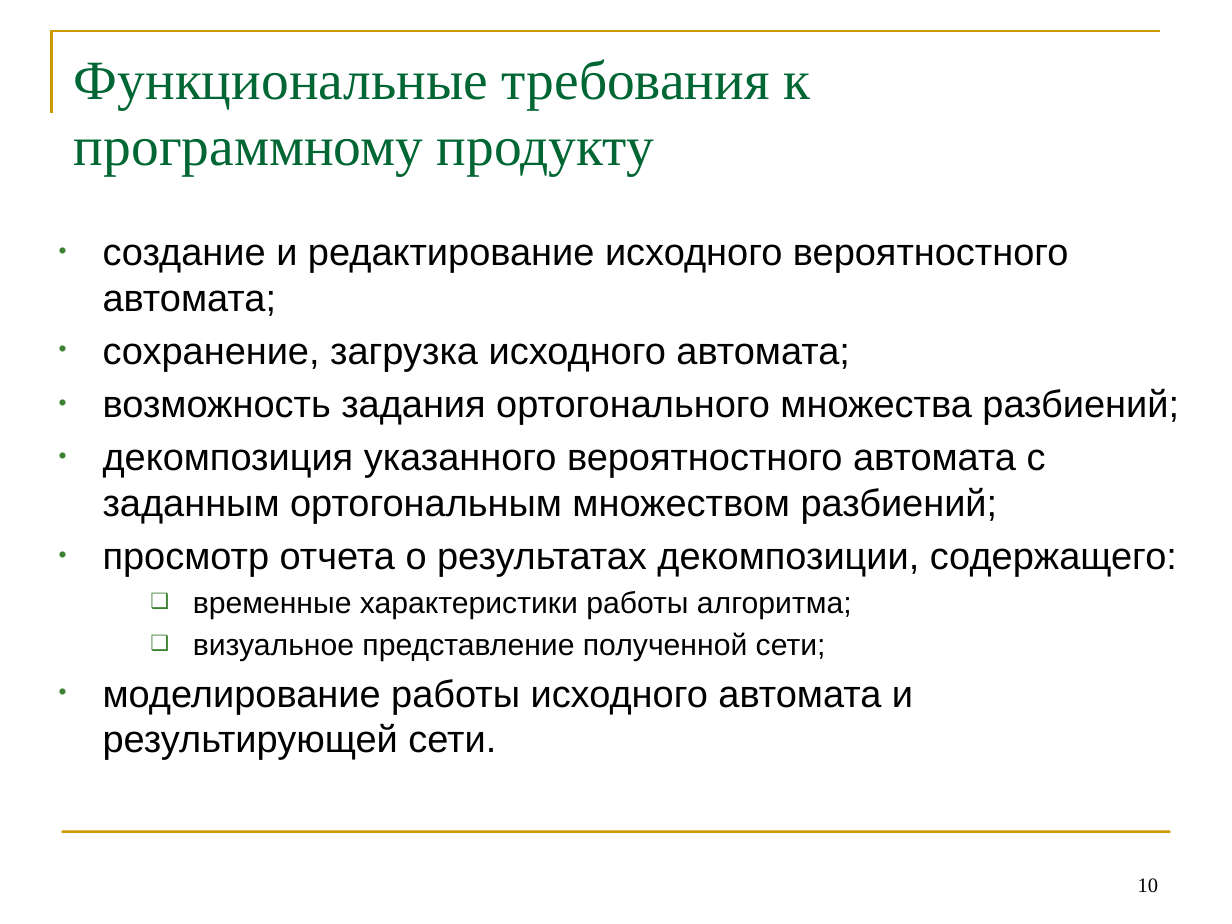
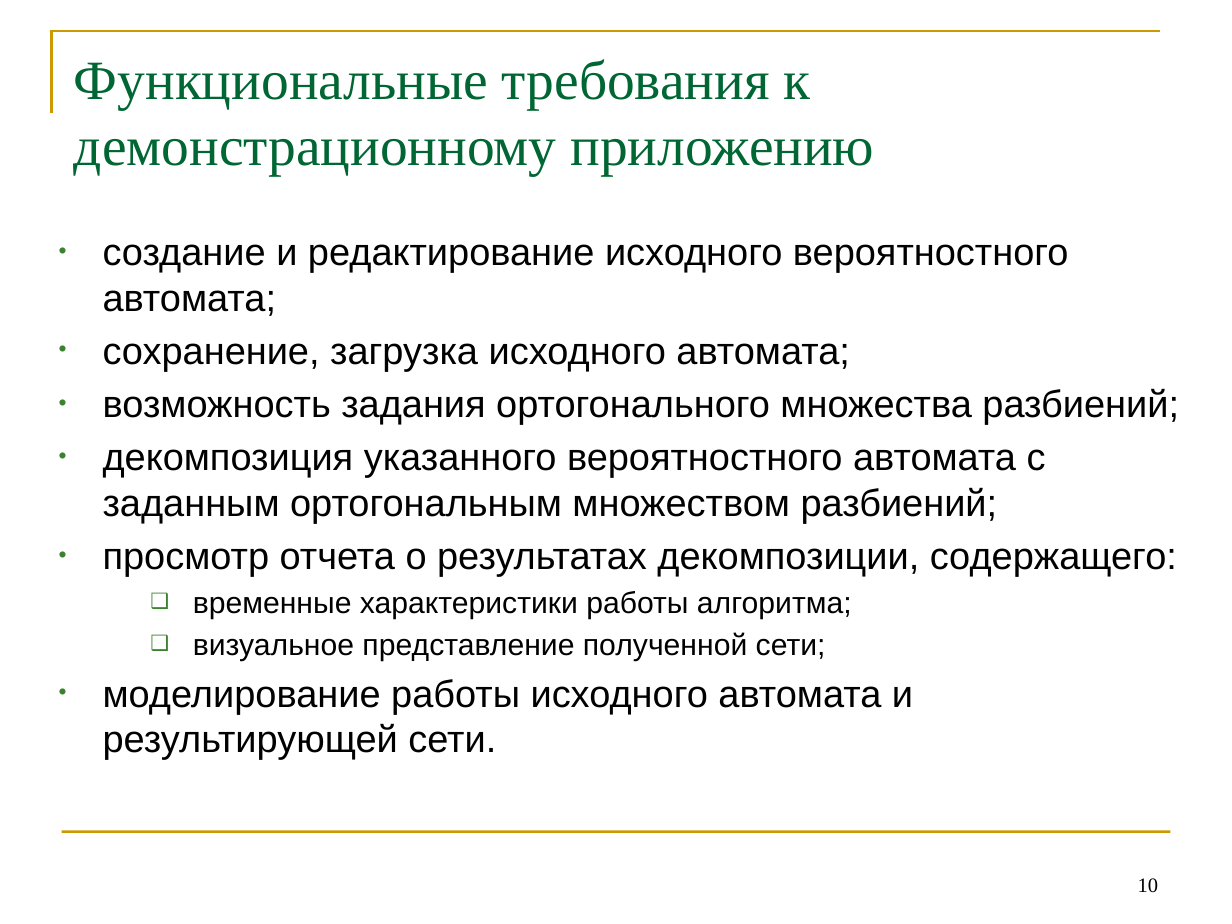
Before and after one commit to erad888/fsm-decompose, a slide deck: slide 10 of Презентация1.pptx. Drawn at 1232x924 pixels with LibreOffice and Linux fonts; fonts in the diff are those of the drawing. Boxes give left, top, right and bottom in pixels: in the first picture for what was removed or moved away, otherwise in the second. Text is boxed around its words. In the diff, an @@ line names an element or a change of style, - is before the commit and + after.

```diff
--- a/Презентация1.pptx
+++ b/Презентация1.pptx
@@ title at [74,59,874,175]: text changed @@
-Функциональные требования к программному продукту
+Функциональные требования к демонстрационному приложению
```
Also in this commit, not shown: 10 other slides changed, 1 slide added, 5 other files.
